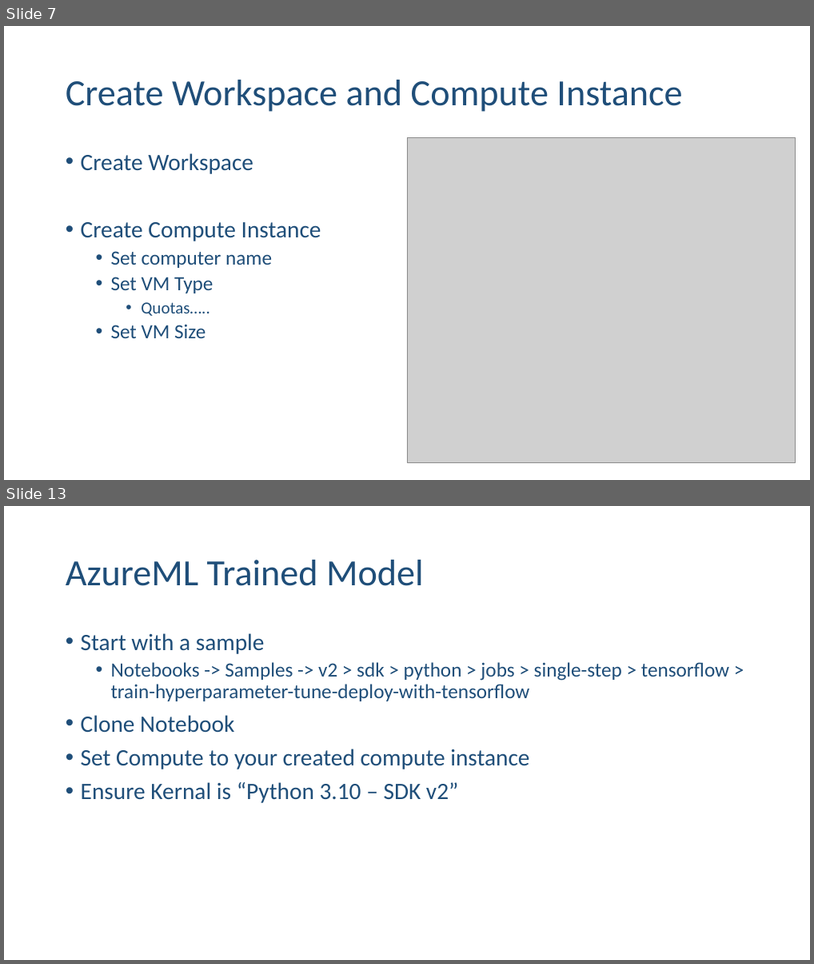
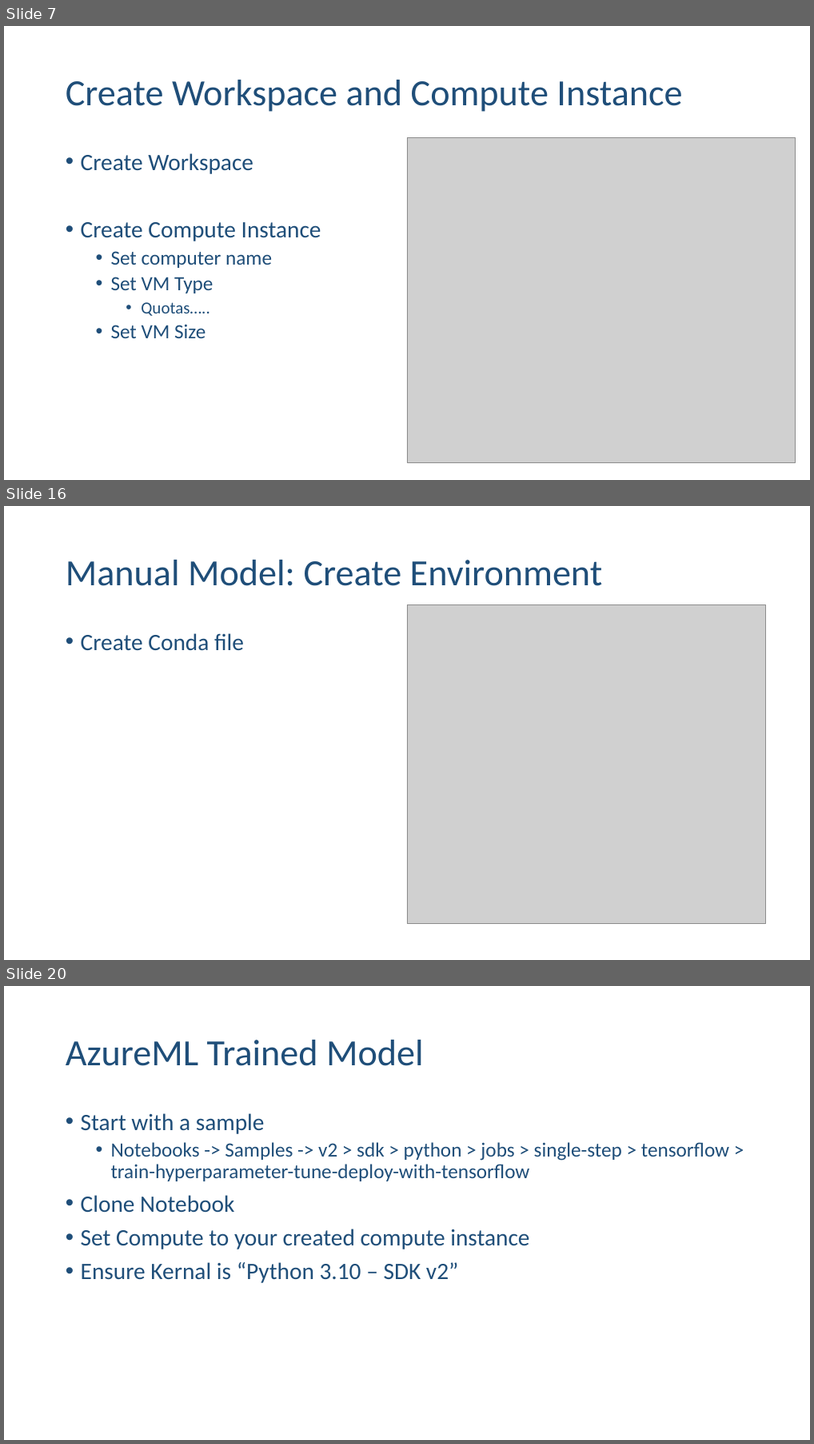
Before and after one commit to ehennis/Blog, a slide deck: AzureML/NebraskaCode.pptx. Shown one above the other, each under a label of ours: slides 7 and 13 before the commit, slides 7, 16 and 20 after it; the slides between them are not shown. The pictures are 814x964 and 814x1444 pixels, drawn with LibreOffice and Linux fonts; fonts in the diff are those of the drawing; grey boxes stand for pictures. Boxes give left, top, right and bottom in pixels: in the first picture for what was removed or moved away, otherwise in the second. Text is boxed around its words. In the diff, an @@ line names an element or a change of style, - is before the commit and + after.

```diff
--- a/AzureML/NebraskaCode.pptx
+++ b/AzureML/NebraskaCode.pptx
@@ slide 16 added at (4,506,810,960), background #FFFFFF @@
@@ title added at (66,560,603,586), 44 pt, text #1F4E79 @@
+Manual Model: Create Environment
@@ picture added at (407,604,767,924) @@
@@ text added at (81,633,244,651), 28 pt, text #1F4E79 @@
+• Create Conda file
@@ what was slide 13 is now slide 20 @@
```
Also in this commit, not shown: 5 slides changed, 6 other slides added, 5 other files.
